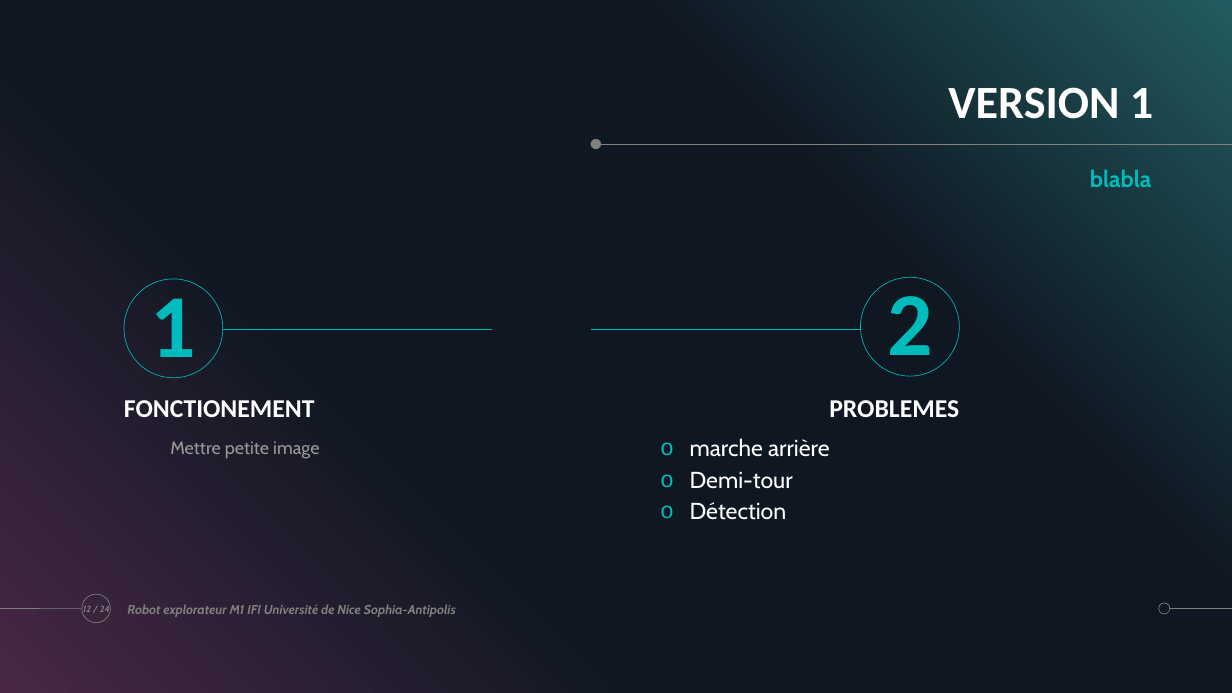
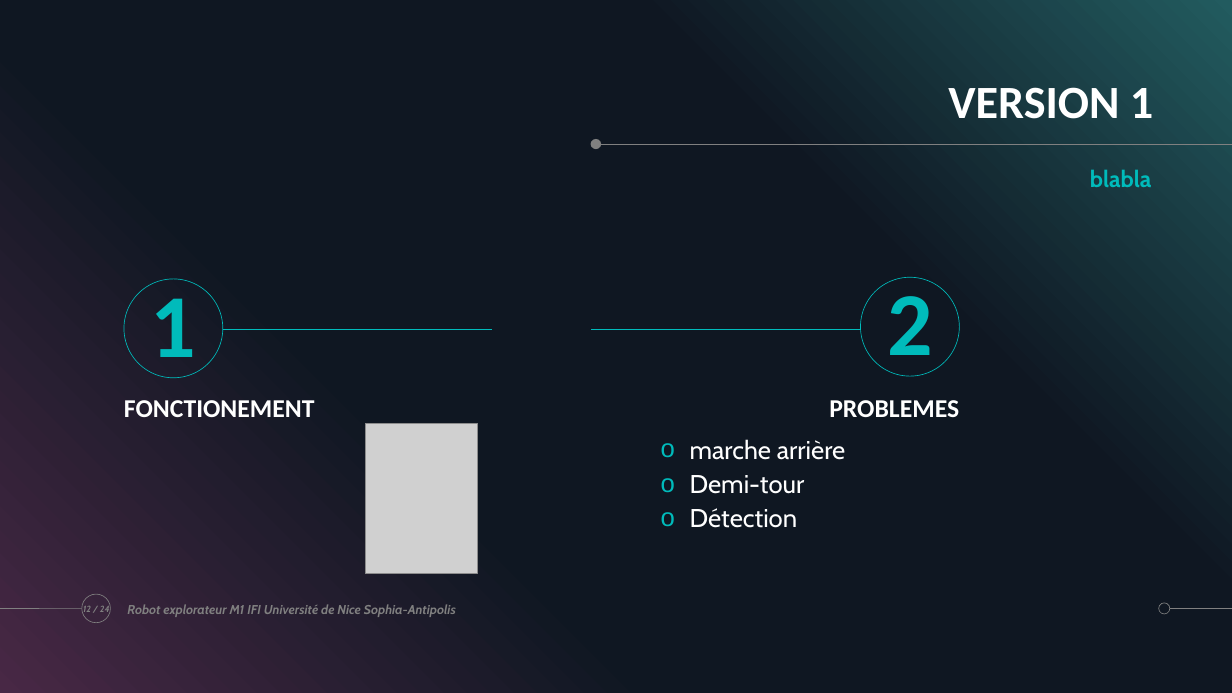
Before and after one commit to ChloeMaccarinelli/TER_M1_S2, a slide deck: slide 12 of doc/Diapo_LOTFI_MACCARINELLI_MARION.pptx. Drawn at 1232x693 pixels with LibreOffice and Linux fonts; fonts in the diff are those of the drawing; grey boxes stand for pictures. Boxes give left, top, right and bottom in pixels: in the first picture for what was removed or moved away, otherwise in the second. Text is boxed around its words. In the diff, an @@ line names an element or a change of style, - is before the commit and + after.

```diff
--- a/doc/Diapo_LOTFI_MACCARINELLI_MARION.pptx
+++ b/doc/Diapo_LOTFI_MACCARINELLI_MARION.pptx
@@ text removed at (x1=170, y1=441, x2=319, y2=459) @@
-Mettre petite image
@@ picture added at (x1=366, y1=423, x2=478, y2=574) @@
@@ text "marche arrière" at (x1=690, y1=439, x2=845, y2=528): size 18 to 20 pt @@
```
Also in this commit, not shown: 10 other slides changed, 3 other files.
